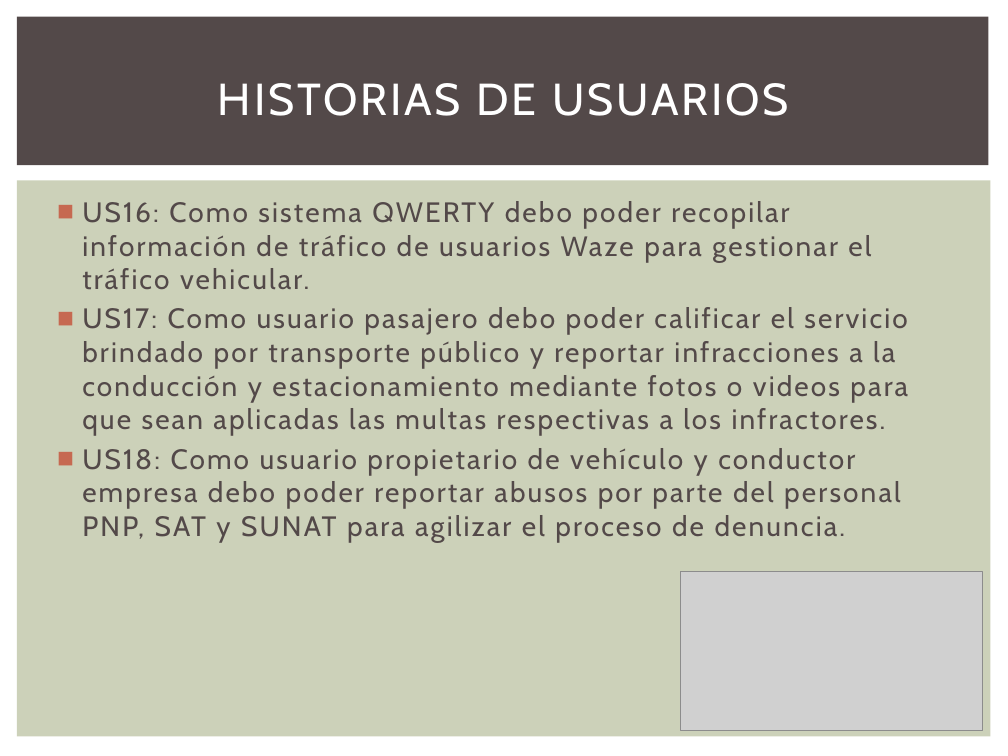
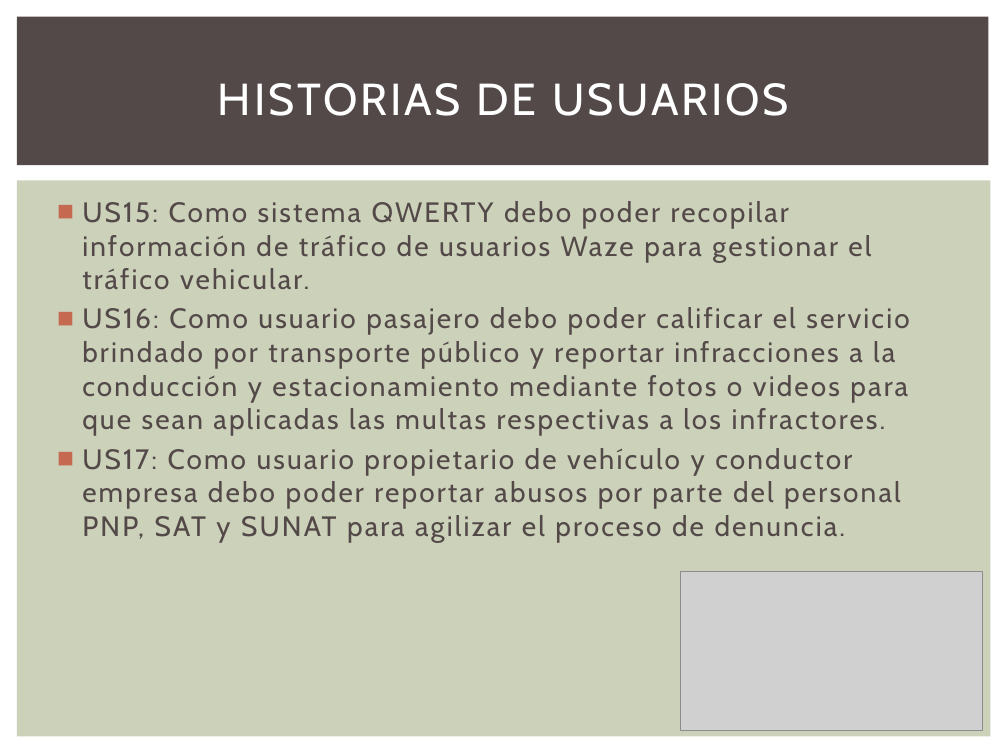
Before and after one commit to GesekCore/Arquitectura-de-Software-2015-01, a slide deck: slide 6 of PPT FINAL.pptx. Drawn at 1008x756 pixels with LibreOffice and Linux fonts; fonts in the diff are those of the drawing; grey boxes stand for pictures. Boxes give left, top, right and bottom in pixels: in the first picture for what was removed or moved away, otherwise in the second. Text is boxed around its words. In the diff, an @@ line names an element or a change of style, - is before the commit and + after.

```diff
--- a/PPT FINAL.pptx
+++ b/PPT FINAL.pptx
@@ text at bbox=[82, 201, 909, 542]: text changed @@
-■ US16: Como sistema QWERTY debo poder recopilar información de tráfico de usuarios Waze para gestionar el tráfico vehicular.
-■ US17: Como usuario pasajero debo poder calificar el servicio brindado por transporte público y reportar infracciones a la conducción y estacionamiento mediante fotos o videos para que sean aplicadas las multas respectivas a los infractores.
-■ US18: Como usuario propietario de vehículo y conductor empresa debo poder reportar abusos por parte del personal PNP, SAT y SUNAT para agilizar el proceso de denuncia.
+■ US15: Como sistema QWERTY debo poder recopilar información de tráfico de usuarios Waze para gestionar el tráfico vehicular.
+■ US16: Como usuario pasajero debo poder calificar el servicio brindado por transporte público y reportar infracciones a la conducción y estacionamiento mediante fotos o videos para que sean aplicadas las multas respectivas a los infractores.
+■ US17: Como usuario propietario de vehículo y conductor empresa debo poder reportar abusos por parte del personal PNP, SAT y SUNAT para agilizar el proceso de denuncia.
```
Also in this commit, not shown: 5 other slides changed, 4 slides added.
